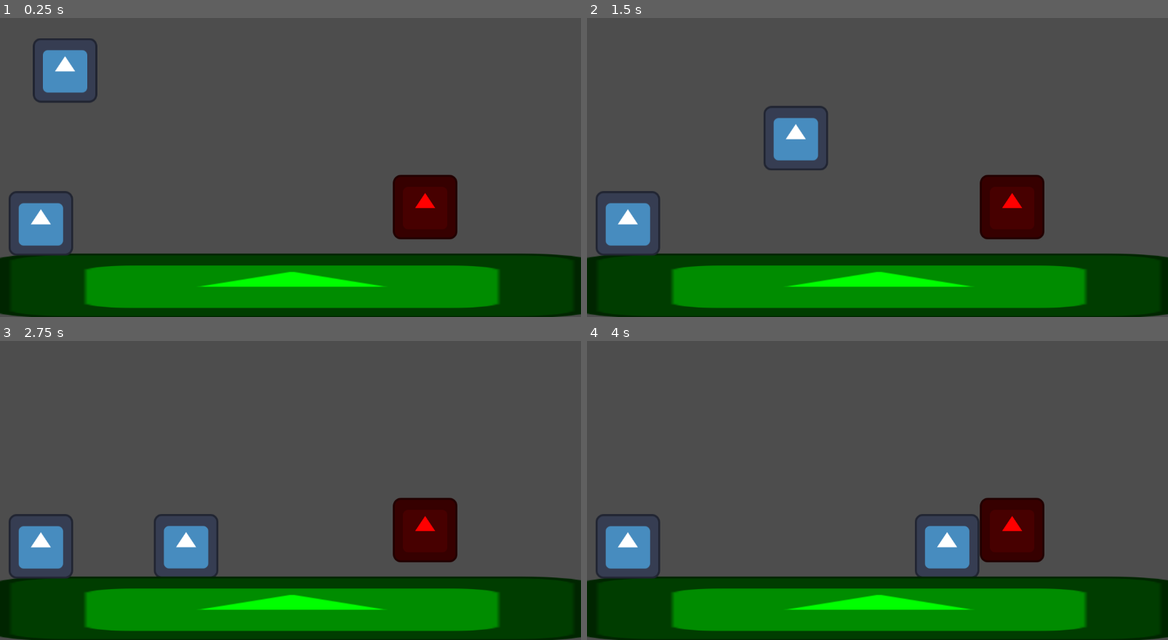
Above: before the commit, frames 1-4 (two rows, left to right).
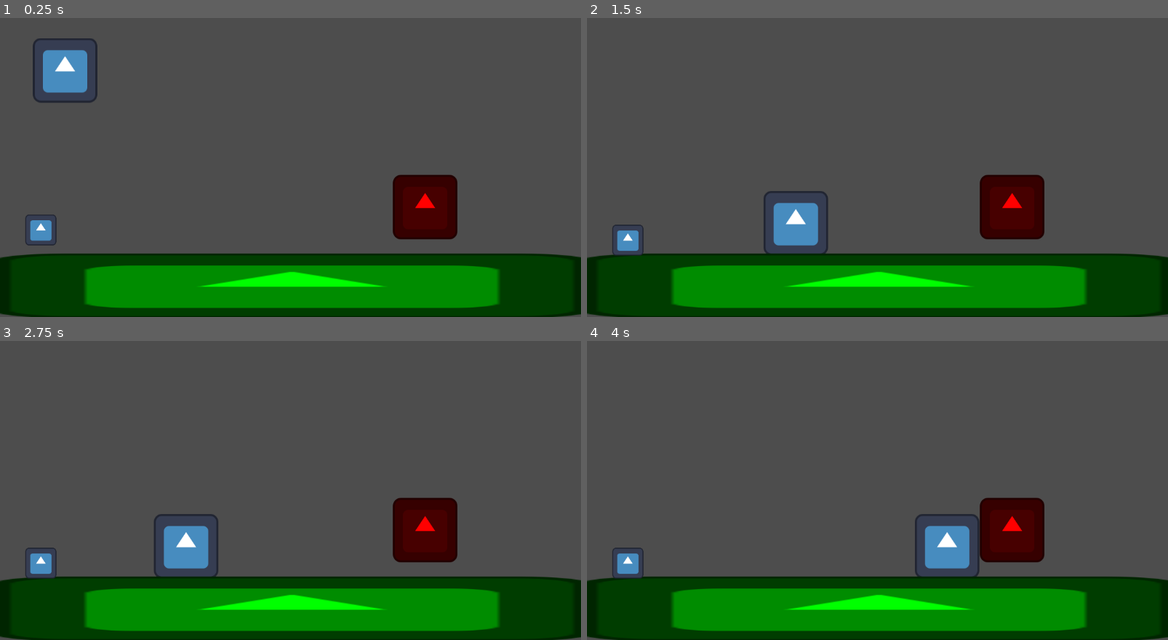
Above: after the commit, the same moments.

Repository: AndrewGreenslade/Coderdojo_godot_game_2024
Game: Godot game, scene res://level.tscn
The game is run twice, just before and just after one commit, with the same random seed, the same clock (stepped at 60 frames per second) and the same inputs. The project has no main scene, so this scene is started directly. The engine's default icon, where the game draws it, is replaced by a stand-in: a white triangle on a blue panel in a dark square.
Inputs:
- Up to frame 1 (0.25 s): no input
- Up to frame 2 (1.5 s): tap Enter (ui_accept) at 0.5, 0.77 s; hold Right (ui_right) from 0.53 s (still down)
- Up to frame 3 (2.75 s): tap Enter (ui_accept) at 1.52 s; release Right (ui_right) at 2.03 s; hold Left (ui_left) from 2.03 s (still down)
- Up to frame 4 (4 s): release Left (ui_left) at 2.78 s; hold Right (ui_right) from 2.78 s (still down); tap Enter (ui_accept) at 3.02, 3.77 s

The runs differ from the first frame. In frame 1, 1.2% of the frame differs, in the area x 1-13%, y 57-80%; in frame 2, 4.0%, in the area x 1-42%, y 29-80%; in frame 3, 1.3%; in frame 4, 1.3%.

Commit message:
fixed warning with scale on cube object

Diff:
--- a/Coderdojo Platformer Project/level.tscn
+++ b/Coderdojo Platformer Project/level.tscn
@@ -45,10 +45,10 @@
 
 [node name="Cube" type="RigidBody2D" parent="."]
 position = Vector2(81.0001, 447)
-scale = Vector2(0.479998, 0.479998)
 
 [node name="CollisionShape2D" type="CollisionShape2D" parent="Cube"]
+scale = Vector2(0.48, 0.48)
 shape = SubResource("RectangleShape2D_mtq5u")
 
-[node name="Sprite2D" type="Sprite2D" parent="Cube"]
+[node name="Sprite2D" type="Sprite2D" parent="Cube/CollisionShape2D"]
 texture = ExtResource("1_exylv")
